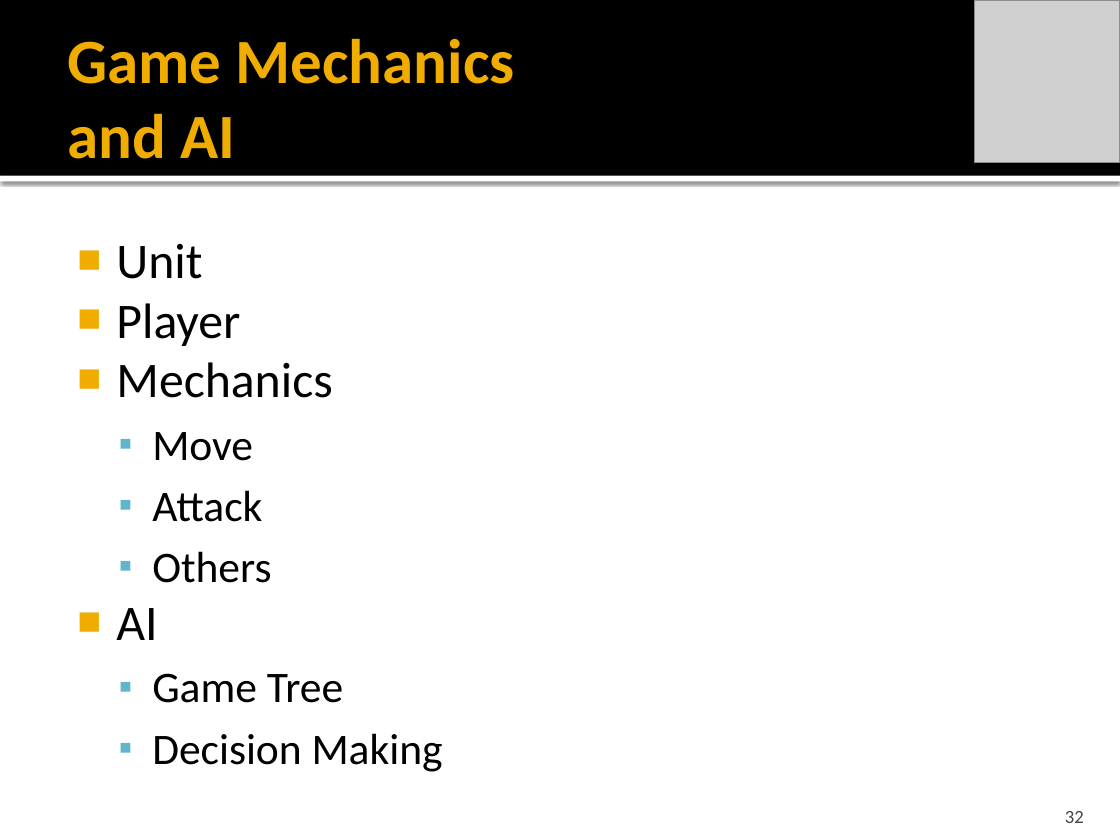
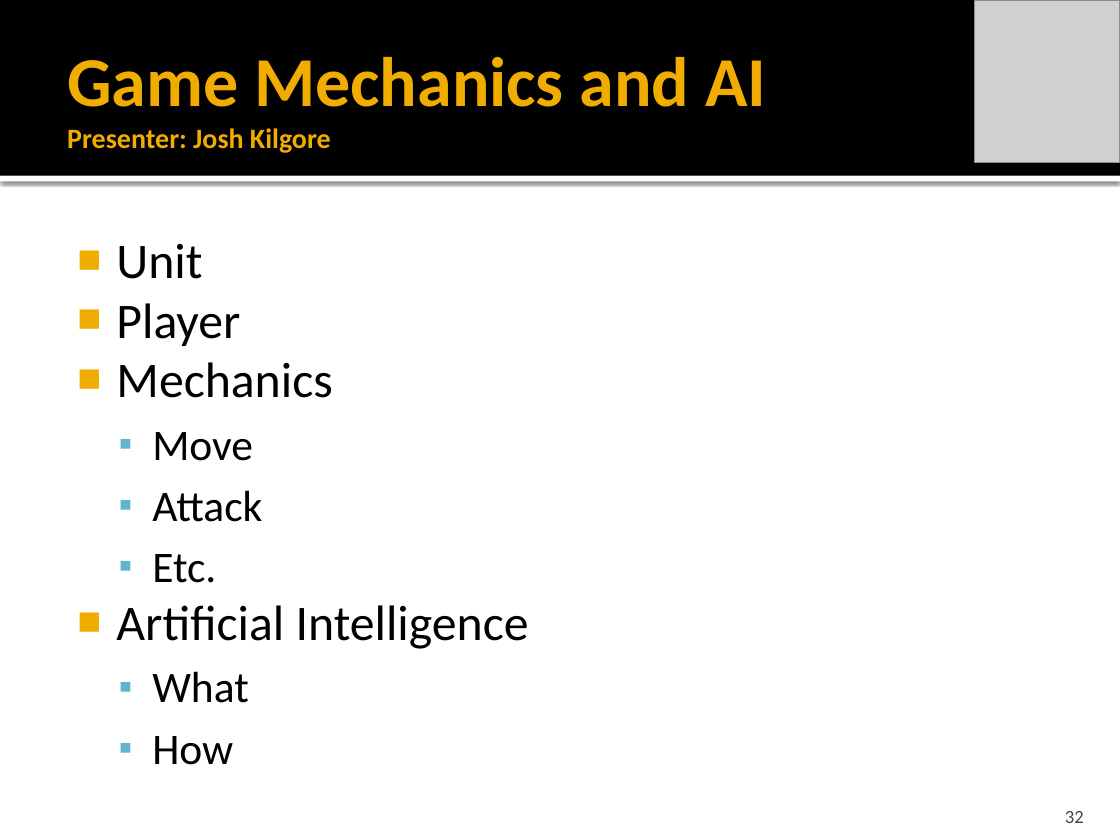
Before and after one commit to idxExtropy/duel-reality, a slide deck: slide 32 of Docs/DUEL REALITY .pptx. Drawn at 1120x840 pixels with LibreOffice and Linux fonts; fonts in the diff are those of the drawing; grey boxes stand for pictures. Boxes give left, top, right and bottom in pixels: in the first picture for what was removed or moved away, otherwise in the second. Text is boxed around its words. In the diff, an @@ line names an element or a change of style, - is before the commit and + after.

Commit message:
finished overview / game mechanics

```diff
--- a/Docs/DUEL REALITY .pptx
+++ b/Docs/DUEL REALITY .pptx
@@ title at bbox=[67, 57, 766, 153]: text changed; size 40.5 to 18 pt @@
-Game Mechanics
-and AI
+Game Mechanics and AI
+Presenter: Josh Kilgore
@@ text at bbox=[116, 554, 529, 765]: text changed; size 28 to 32 pt @@
-  ▪ Others
-■ AI
-  ▪ Game Tree
-  ▪ Decision Making
+  ▪ Etc.
+■ Artificial Intelligence
+  ▪ What
+  ▪ How
```
Also in this commit, not shown: 8 other slides changed, 2 slides added, 1 slide removed.
